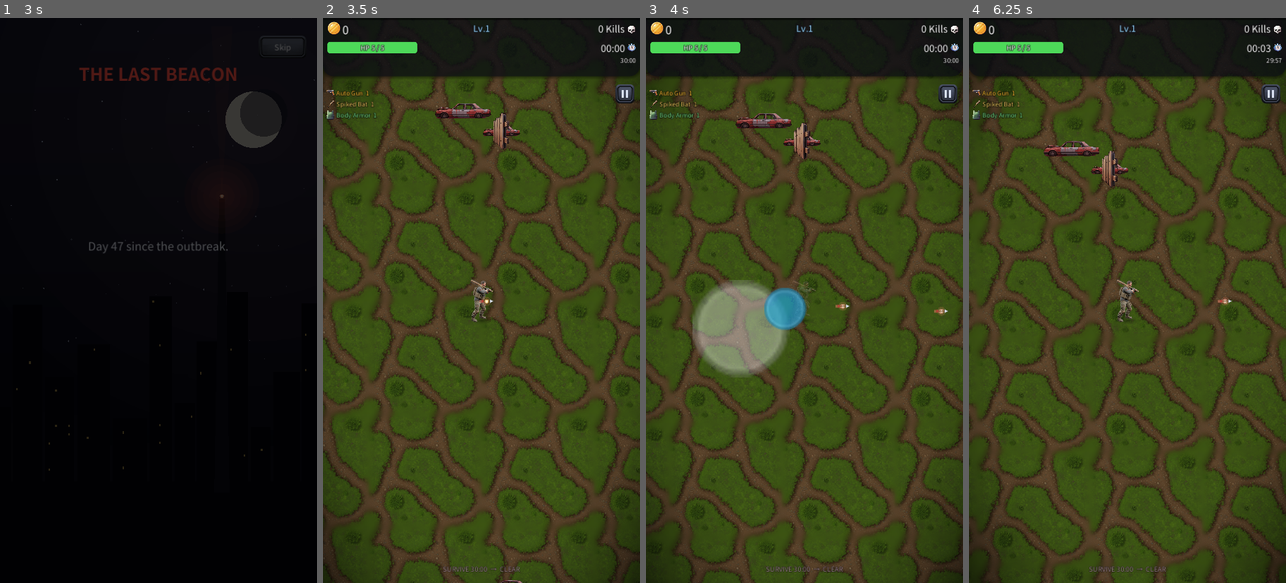
Above: before the commit, frames 1-4 (left to right).
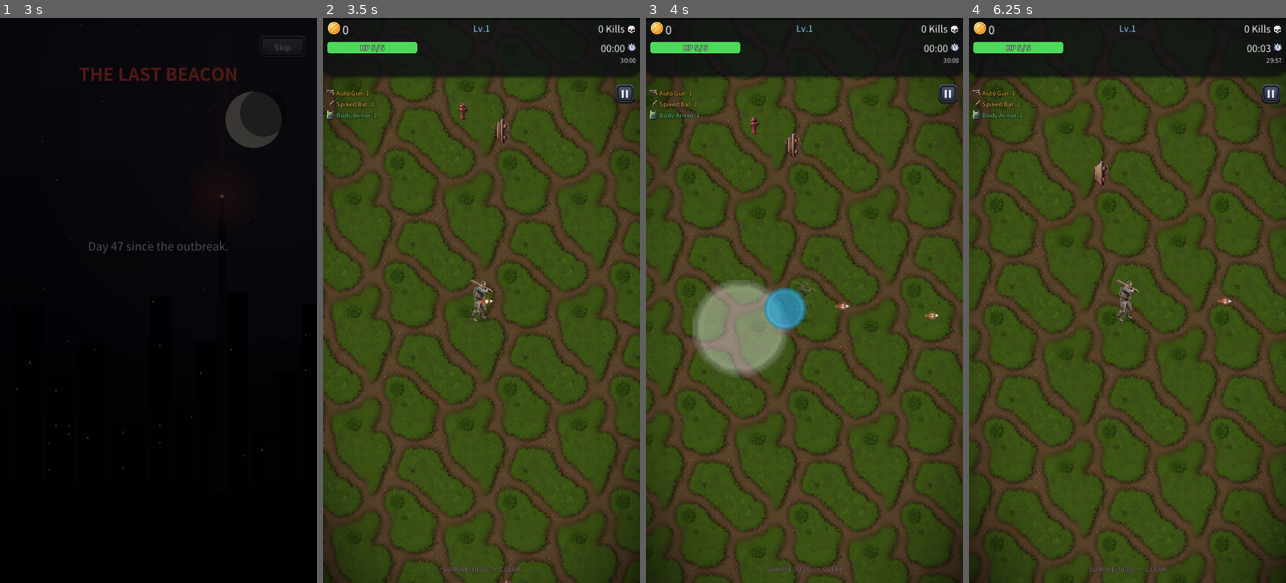
Above: after the commit, the same moments.

Repository: kosj/game_action_defence
Game: Godot game, scene res://scenes/TitleScreen.tscn
Two runs of this game, one before a commit and one after it. Both use one fixed random seed, a clock stepped at 60 frames per second and the inputs below. Sound files missing from this copy of the repository are replaced by a short silence.
Inputs (mouse positions are in pixels of both pictures, inside the frame that each line leads up to):
- Up to frame 1 (3 s): tap Enter at 0.5 s; move the mouse to (228, 272) at 0.52 s; click (228, 272) at 0.67 s; click "New Game" at 1.25 s; click "New Game" at 2 s; click "Skip" at 2.75 s
- Up to frame 2 (3.5 s): no input
- Up to frame 3 (4 s): drag from (741, 328) to (804, 300) at 3.52 s
- Up to frame 4 (6.25 s): move the mouse to (1159, 176) at 4.27 s; click (1159, 176) at 4.42 s; drag from (1111, 413) to (1168, 300) at 5.02 s; move the mouse to (1222, 385) at 5.77 s; click (1222, 385) at 5.92 s

Frame 1 is identical in both runs. In frame 2, 0.6% of the frame differs, in the area x 35-63%, y 14-100%; in frame 3, 26%; in frame 4, 28%, in the area x 0-100%, y 9-100%.

Commit message:
Theme mise-en-scène Phase C: prop catalog, solid collision, 12 prop arts
Builds on the merged Phase A/B. PropField gains a metadata catalog (display
size / solid flag / collision radius) and loads textures with an exists-guard
so missing art is skipped. Solid props push the player out via cheap circular
depenetration (player-nearby cells only); zombies pass through. Adds the 12
theme prop sprites (magenta-keyed, cropped, ~384px) and expands prop_keys.

Diff:
--- a/data/themes.tres
+++ b/data/themes.tres
@@ -17,7 +17,7 @@
 unlock_achievement = ""
 gimmick_key = "gas_can"
 gimmick_keys = PackedStringArray("gas_can", "wasp_swarm", "mud_field")
-prop_keys = PackedStringArray("fence", "wreck_car")
+prop_keys = PackedStringArray("fence", "wreck_car", "mailbox", "bush", "forsale", "hydrant")
 boss_key = "mutant_dog"
 
 [sub_resource type="Resource" id="Resource_6xvj3"]
@@ -34,7 +34,7 @@
 unlock_achievement = ""
 gimmick_key = "falling_debris"
 gimmick_keys = PackedStringArray("falling_debris", "steam_vent", "burning_car")
-prop_keys = PackedStringArray("wreck_car", "tank")
+prop_keys = PackedStringArray("wreck_car", "tank", "barrier", "dumpster", "rubble", "barrel")
 boss_key = "wrecker"
 
 [sub_resource type="Resource" id="Resource_eiv06"]
@@ -51,7 +51,7 @@
 unlock_achievement = "survive_15"
 gimmick_key = "toxic_pool"
 gimmick_keys = PackedStringArray("toxic_pool", "cryo_vent", "tesla_coil")
-prop_keys = PackedStringArray()
+prop_keys = PackedStringArray("pod", "server", "drum", "console")
 boss_key = "mutation"
 
 [resource]
--- a/scripts/PropField.gd
+++ b/scripts/PropField.gd
@@ -1,37 +1,73 @@
 extends Node2D
-## 미장센 프롭 필드 — 선택 테마의 장식 프롭을 필드에 흩뿌린다.
-## 월드좌표 해시로 배치해 플레이어가 움직여도 위치가 고정되고, Ground 처럼 보이는 범위만
-## draw 로 그려 WebGL 성능을 지킨다. Phase A: 정적 배경 장식(충돌 없음, z_index=-1 로 유닛 뒤).
-## prop_keys 가 비어 있는 테마(아트 미준비)는 아무것도 그리지 않는다.
+## 미장센 프롭 필드 — 선택 테마의 장식/장애물 프롭을 필드에 흩뿌린다.
+## 월드좌표 해시로 배치해 플레이어가 움직여도 위치가 고정되고, 보이는 범위만 draw 로 그려
+## WebGL 성능을 지킨다. z_index -1 로 유닛 뒤.
+##
+## Phase C:
+##  - 프롭마다 메타데이터(표시 크기 / 장애물 여부 / 충돌 반경 비율)를 카탈로그로 관리.
+##  - 텍스처는 preload 대신 load()+ResourceLoader.exists 로 불러와, 아트가 아직 없는 프롭은
+##    자동으로 건너뛴다 → 나중에 지정 경로에 PNG 만 넣으면 그 프롭이 곧바로 나타난다.
+##  - solid=true 프롭은 플레이어의 이동을 막는다(원형 디펜트레이션). 좀비는 통과(성능 — 220마리
+##    상대 충돌은 비용이 크므로 제외). 플레이어를 "방해하는" 지형 요소로 기능한다.
 
 const CELL := 260.0                       # 배치 격자(셀당 최대 1개)
 const DENSITY := 30                       # 셀당 프롭 확률(해시 %100 < 이 값)
-const TARGET := 104.0                     # 프롭 표시 최대 변(px) 기준
 const DARKEN := Color(0.82, 0.82, 0.86)   # 바닥과 어우러지게 살짝 어둡게
+const PLAYER_R := 16.0                     # 플레이어 충돌 반경(스프라이트 대략)
+const PROP_DIR := "res://assets/sprites/props/"
 
-const _PROP_TEX := {
-	"wreck_car": preload("res://assets/sprites/props/prop_wreck_car.png"),
-	"fence":     preload("res://assets/sprites/props/prop_fence.png"),
-	"tank":      preload("res://assets/sprites/props/prop_tank.png"),
+## 프롭 카탈로그: 키 → { path, w=표시 최대변(px), solid=장애물여부, rfrac=충돌반경/최소변 비율 }.
+## 아직 아트가 없는 키(파일 부재)는 로드 단계에서 자동 제외된다.
+const _CATALOG := {
+	# 교외
+	"fence":     {"file": "prop_fence.png",     "w": 72.0,  "solid": true,  "rfrac": 0.32},
+	"wreck_car": {"file": "prop_wreck_car.png", "w": 120.0, "solid": true,  "rfrac": 0.42},
+	"mailbox":   {"file": "prop_mailbox.png",   "w": 40.0,  "solid": false, "rfrac": 0.40},
+	"bush":      {"file": "prop_bush.png",       "w": 62.0,  "solid": false, "rfrac": 0.40},
+	"forsale":   {"file": "prop_forsale.png",    "w": 54.0,  "solid": false, "rfrac": 0.40},
+	"hydrant":   {"file": "prop_hydrant.png",    "w": 34.0,  "solid": true,  "rfrac": 0.42},
+	# 도심
+	"tank":      {"file": "prop_tank.png",       "w": 118.0, "solid": true,  "rfrac": 0.42},
+	"barrier":   {"file": "prop_barrier.png",    "w": 100.0, "solid": true,  "rfrac": 0.40},
+	"dumpster":  {"file": "prop_dumpster.png",   "w": 82.0,  "solid": true,  "rfrac": 0.42},
+	"rubble":    {"file": "prop_rubble.png",     "w": 92.0,  "solid": false, "rfrac": 0.40},
+	"barrel":    {"file": "prop_barrel.png",     "w": 44.0,  "solid": false, "rfrac": 0.42},
+	# 연구소
+	"pod":       {"file": "prop_pod.png",        "w": 66.0,  "solid": true,  "rfrac": 0.40},
+	"server":    {"file": "prop_server.png",     "w": 78.0,  "solid": true,  "rfrac": 0.42},
+	"drum":      {"file": "prop_drum.png",       "w": 42.0,  "solid": true,  "rfrac": 0.44},
+	"console":   {"file": "prop_console.png",    "w": 70.0,  "solid": false, "rfrac": 0.40},
 }
 
 var _player: Node2D = null
 var _last := Vector2(INF, INF)
-var _keys: Array = []   # 이 테마에서 그릴 프롭 키(텍스처가 있는 것만)
+var _props: Array = []       # 이 테마에서 쓸 프롭 [{tex, w, solid, rfrac}]
+var _has_solid: bool = false
 
 
 func _ready() -> void:
 	z_index = -1   # 바닥(-2) 위, 유닛(0) 아래
 	_player = get_tree().get_first_node_in_group("player")
 	var t: ThemeData = ThemeManager.selected()
-	if t != null:
-		for k in t.prop_keys:
-			if _PROP_TEX.has(k):
-				_keys.append(k)
+	if t == null:
+		return
+	for k in t.prop_keys:
+		if not _CATALOG.has(k):
+			continue
+		var meta: Dictionary = _CATALOG[k]
+		var path: String = PROP_DIR + String(meta["file"])
+		if not ResourceLoader.exists(path):
+			continue   # 아트 미준비 — 조용히 건너뛴다(나중에 파일 넣으면 자동 활성화)
+		var tex = load(path)
+		if not (tex is Texture2D):
+			continue
+		_props.append({"tex": tex, "w": meta["w"], "solid": meta["solid"], "rfrac": meta["rfrac"]})
+		if bool(meta["solid"]):
+			_has_solid = true
 
 
 func _process(_delta: float) -> void:
-	if _keys.is_empty():
+	if _props.is_empty():
 		return
 	if not is_instance_valid(_player):
 		_player = get_tree().get_first_node_in_group("player")
@@ -42,43 +78,80 @@
 		queue_redraw()
 
 
+## 장애물 프롭이 있으면, 플레이어 주변 셀만 훑어 겹친 프롭 밖으로 밀어낸다(값싼 원형 디펜트레이션).
+func _physics_process(_delta: float) -> void:
+	if not _has_solid or not is_instance_valid(_player):
+		return
+	var pp: Vector2 = _player.global_position
+	var pc := _cell_of(pp)
+	for cx in range(pc.x - 1, pc.x + 2):
+		for cy in range(pc.y - 1, pc.y + 2):
+			var pr := _cell_prop(cx, cy)
+			if pr.is_empty() or not pr["solid"]:
+				continue
+			var d: Vector2 = pp - pr["pos"]
+			var mind: float = pr["radius"] + PLAYER_R
+			var dl := d.length()
+			if dl < mind and dl > 0.001:
+				pp += (d / dl) * (mind - dl)   # 표면 밖으로 밀어냄
+	_player.global_position = pp
+
+
+func _cell_of(p: Vector2) -> Vector2i:
+	return Vector2i(int(floor(p.x / CELL)), int(floor(p.y / CELL)))
+
+
 ## 정수 셀 좌표 → 안정적 해시(음수 없이).
 func _hash(cx: int, cy: int) -> int:
 	return ((cx * 73856093) ^ (cy * 19349663)) & 0x7fffffff
 
 
+## 셀에 프롭이 있으면 그 배치 정보를 반환({} 이면 없음). _draw 와 충돌이 공유(동일 배치 보장).
+func _cell_prop(cx: int, cy: int) -> Dictionary:
+	var h := _hash(cx, cy)
+	if h % 100 >= DENSITY:
+		return {}
+	var meta: Dictionary = _props[(h / 100) % _props.size()]
+	var tex: Texture2D = meta["tex"]
+	var ts := tex.get_size()
+	var sc: float = (float(meta["w"]) / maxf(ts.x, ts.y)) * (0.8 + 0.5 * float((h / 7) % 100) / 100.0)
+	var w := ts.x * sc
+	var hgt := ts.y * sc
+	var cell_i := int(CELL)
+	var px := float(cx) * CELL + float((h / 11) % cell_i)
+	var py := float(cy) * CELL + float((h / 17) % cell_i)
+	return {
+		"pos": Vector2(px, py), "tex": tex, "w": w, "h": hgt,
+		"flip": ((h / 3) & 1) == 1, "solid": bool(meta["solid"]),
+		"radius": float(meta["rfrac"]) * minf(w, hgt),
+	}
+
+
 func _draw() -> void:
-	if _keys.is_empty():
+	if _props.is_empty():
 		return
-	# 화면에 보이는 월드 크기 = 뷰포트 / 카메라 줌.
 	var vp := get_viewport().get_visible_rect().size
 	var cam := get_viewport().get_camera_2d()
 	if cam != null and cam.zoom.x > 0.0 and cam.zoom.y > 0.0:
 		vp = Vector2(vp.x / cam.zoom.x, vp.y / cam.zoom.y)
 	var c := _last
-	var margin := CELL   # 화면 경계에 걸친 프롭도 그려지도록 여유
+	var margin := CELL
 	var x0 := int(floor((c.x - vp.x * 0.5 - margin) / CELL))
 	var x1 := int(ceil((c.x + vp.x * 0.5 + margin) / CELL))
 	var y0 := int(floor((c.y - vp.y * 0.5 - margin) / CELL))
 	var y1 := int(ceil((c.y + vp.y * 0.5 + margin) / CELL))
-	var cell_i := int(CELL)
 	for cx in range(x0, x1):
 		for cy in range(y0, y1):
-			var h := _hash(cx, cy)
-			if h % 100 >= DENSITY:
+			var pr := _cell_prop(cx, cy)
+			if pr.is_empty():
 				continue
-			var key: String = _keys[(h / 100) % _keys.size()]
-			var tex: Texture2D = _PROP_TEX[key]
-			var ts := tex.get_size()
-			var sc: float = (TARGET / maxf(ts.x, ts.y)) * (0.8 + 0.5 * float((h / 7) % 100) / 100.0)
-			var w := ts.x * sc
-			var hgt := ts.y * sc
-			# 셀 내 지터(월드 좌표 — 노드가 원점이라 로컬==월드)
-			var px := float(cx) * CELL + float((h / 11) % cell_i)
-			var py := float(cy) * CELL + float((h / 17) % cell_i)
-			if ((h / 3) & 1) == 1:   # 좌우 반전으로 반복감 완화
-				draw_set_transform(Vector2(px, py), 0.0, Vector2(-1.0, 1.0))
+			var tex: Texture2D = pr["tex"]
+			var w: float = pr["w"]
+			var hgt: float = pr["h"]
+			var pos: Vector2 = pr["pos"]
+			if pr["flip"]:
+				draw_set_transform(pos, 0.0, Vector2(-1.0, 1.0))
 				draw_texture_rect(tex, Rect2(-w * 0.5, -hgt * 0.5, w, hgt), false, DARKEN)
 			else:
-				draw_texture_rect(tex, Rect2(px - w * 0.5, py - hgt * 0.5, w, hgt), false, DARKEN)
+				draw_texture_rect(tex, Rect2(pos.x - w * 0.5, pos.y - hgt * 0.5, w, hgt), false, DARKEN)
 	draw_set_transform(Vector2.ZERO, 0.0, Vector2.ONE)
Binary file added: assets/sprites/props/prop_barrel.png
Binary file added: assets/sprites/props/prop_barrier.png
Binary file added: assets/sprites/props/prop_bush.png
Binary file added: assets/sprites/props/prop_console.png
Binary file added: assets/sprites/props/prop_drum.png
Binary file added: assets/sprites/props/prop_dumpster.png
Binary file added: assets/sprites/props/prop_forsale.png
Binary file added: assets/sprites/props/prop_hydrant.png
Binary file added: assets/sprites/props/prop_mailbox.png
Binary file added: assets/sprites/props/prop_pod.png
Binary file added: assets/sprites/props/prop_rubble.png
Binary file added: assets/sprites/props/prop_server.png
